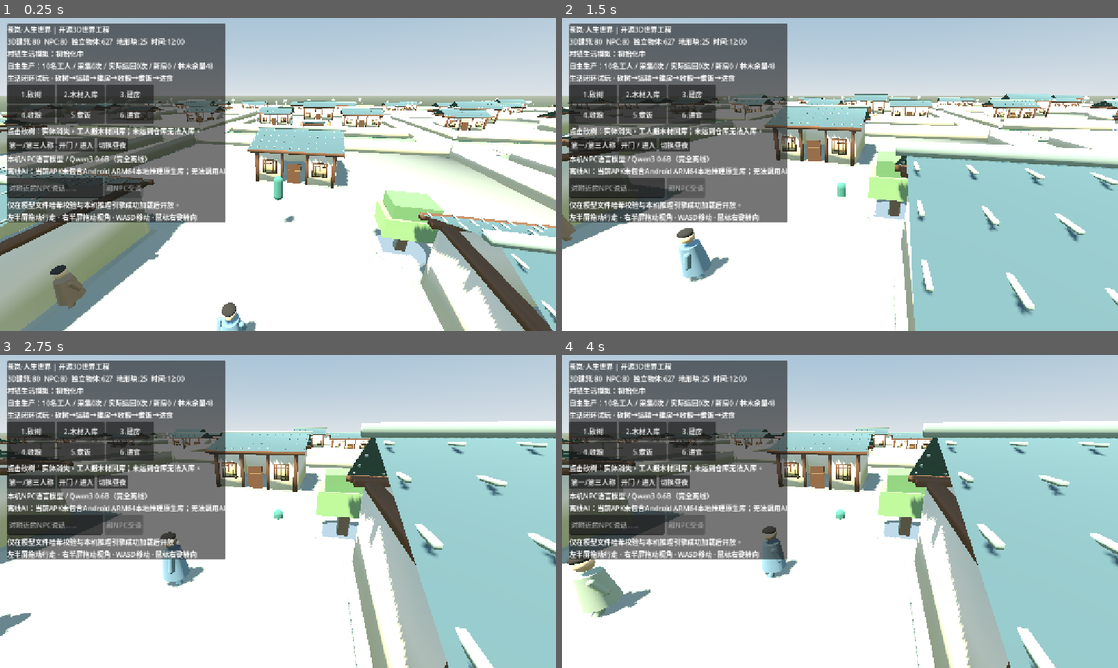
Above: before the commit, frames 1-4 (two rows, left to right).
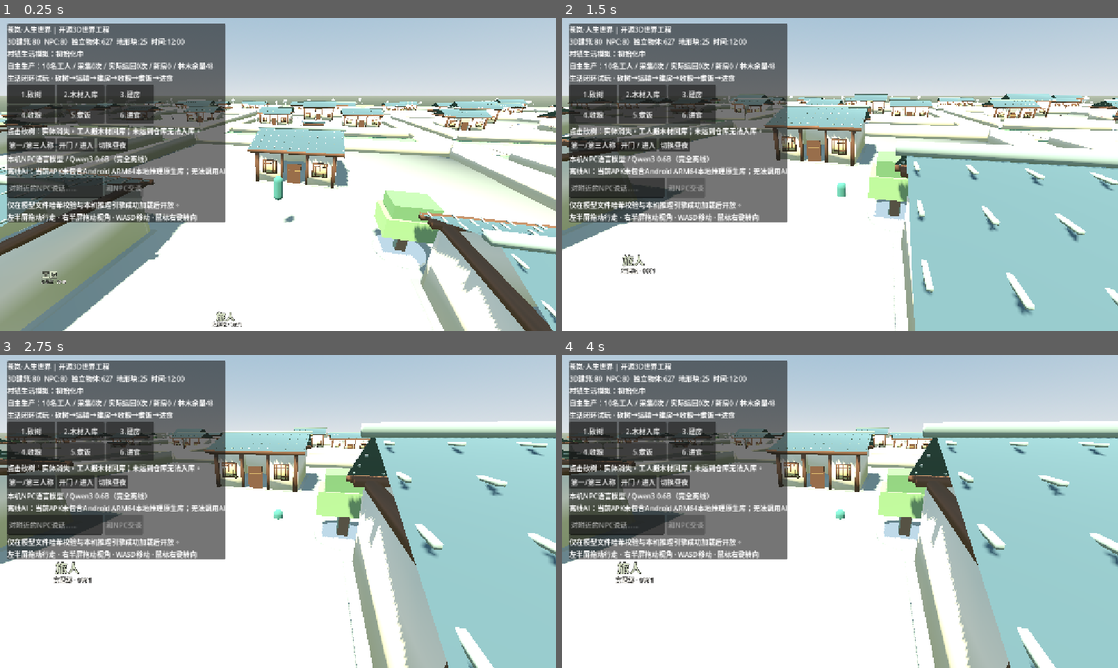
Above: after the commit, the same moments.

Repository: 160701541-cell/xinyanshuo
Game: Godot game, scene res://scenes/main.tscn
Two runs of this game, one before a commit and one after it. Both use one fixed random seed, a clock stepped at 60 frames per second and the inputs below.
Inputs (mouse positions are in pixels of both pictures, inside the frame that each line leads up to):
- Up to frame 1 (0.25 s): no input
- Up to frame 2 (1.5 s): move the mouse to (962, 158) at 0.52 s; hold D 0.53-1.25 s; hold Shift 0.53-1.25 s; click (962, 158) at 0.67 s; drag from (728, 190) to (812, 237) at 1.27 s
- Up to frame 3 (2.75 s): move the mouse to (333, 442) at 2.02 s; hold D from 2.03 s (still down); hold Shift from 2.03 s (still down)
- Up to frame 4 (4 s): release D at 2.75 s; release Shift at 2.75 s; drag from (812, 574) to (673, 464) at 2.77 s; move the mouse to (1006, 558) at 3.52 s; hold A from 3.53 s (still down); hold Shift from 3.53 s (still down)

The runs differ from the first frame. In frame 1, 1.0% of the frame differs, in the area x 7-100%, y 28-100%; in frame 2, 1.1%; in frame 3, 1.1%; in frame 4, 2.1%, in the area x 0-58%, y 26-85%.
Error after the commit: Invalid assignment of property or key 'visible' with value of type 'bool' on a base object of type 'Nil'. (res://scripts/npc_agent.gd:170)

Commit message:
feat(text-mode): replace 80 failed NPC mannequins with unique named 3D text billboards

Diff:
--- a/game-source/godot3d/scripts/npc_agent.gd
+++ b/game-source/godot3d/scripts/npc_agent.gd
@@ -1,6 +1,15 @@
 extends Node3D
 ## Procedural 3D citizen, identifiable/scheduled, rendered as a temporary humanoid
 ## mannequin. NOT a rigged/face-animation or fully autonomous AI NPC.
+const TextAvatar = preload("res://scripts/npc_text_avatar.gd")
+const TEXT_ONLY_TEST_MODE := true
+const FAMILY_NAMES := ["沈","林","周","许","叶","陆","秦","顾","苏","江","方","唐"]
+const GIVEN_NAMES := ["守田","青禾","景安","春山","清河","成林","怀谷","平生",
+	"远舟","小满","东来","知秋","长青","景年","阿宁","思源","秋实","云生"]
+signal inspection_requested(actor_id: String)
+var text_marker: Node3D
+var civilian_name: String = ""
+var sim_profile: Dictionary = {}
 const ROLE_NAMES := ["农人","商贾","铁匠","工匠","学徒","旅人","卫卒","医者","书生","茶客"]
 var entity_id: String = ""
 var profession: String = ""
@@ -39,7 +48,17 @@
 	set_meta("entity_id",id)
 	set_meta("role",profession)
 	set_meta("art_status","PROCEDURAL_HUMANOID_PLACEHOLDER")
-	_build_body(role_index)
+	var ordinal: int = absi(id.hash())
+	civilian_name = FAMILY_NAMES[ordinal%FAMILY_NAMES.size()] + GIVEN_NAMES[int(ordinal/FAMILY_NAMES.size())%GIVEN_NAMES.size()]
+	set_meta("display_name",civilian_name)
+	if TEXT_ONLY_TEST_MODE:
+		text_marker = TextAvatar.new()
+		add_child(text_marker)
+		text_marker.call("configure",id,civilian_name,profession,ordinal)
+		text_marker.connect("selected",Callable(self,"_notify_inspect"))
+		set_meta("art_status","TEXT_ONLY_BILLBOARD_IN_3D")
+	else:
+		_build_body(role_index)
 
 func _mat(rgb: Color) -> StandardMaterial3D:
 	var material := StandardMaterial3D.new()
